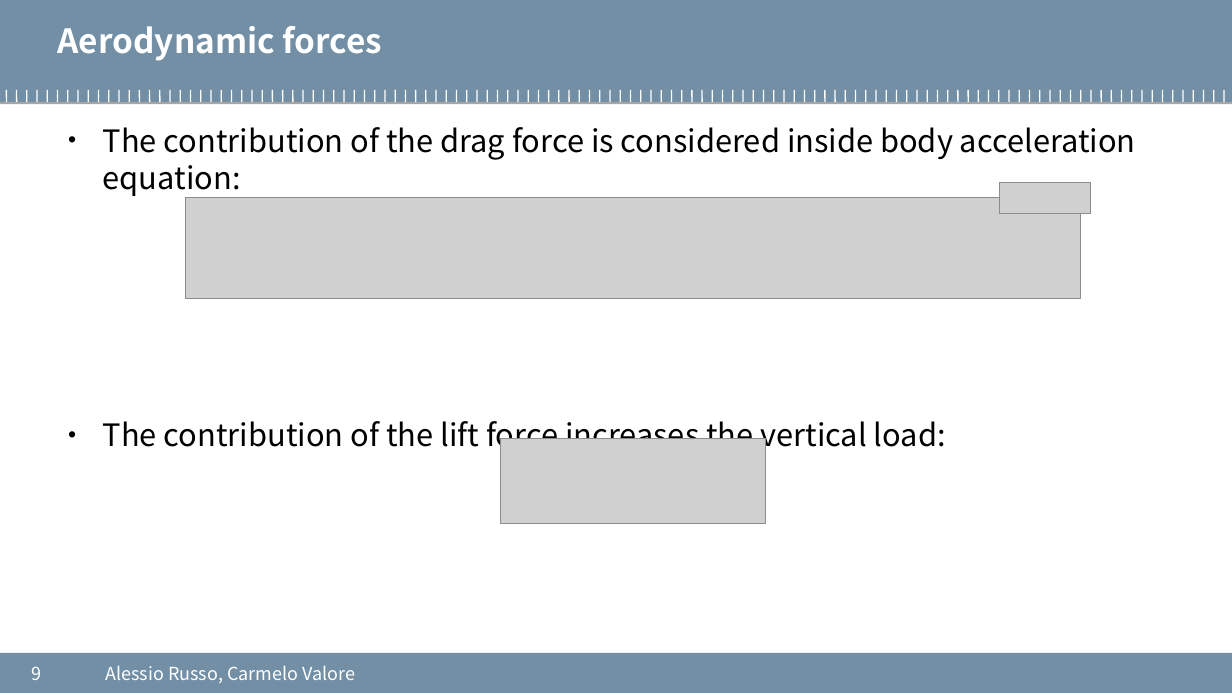
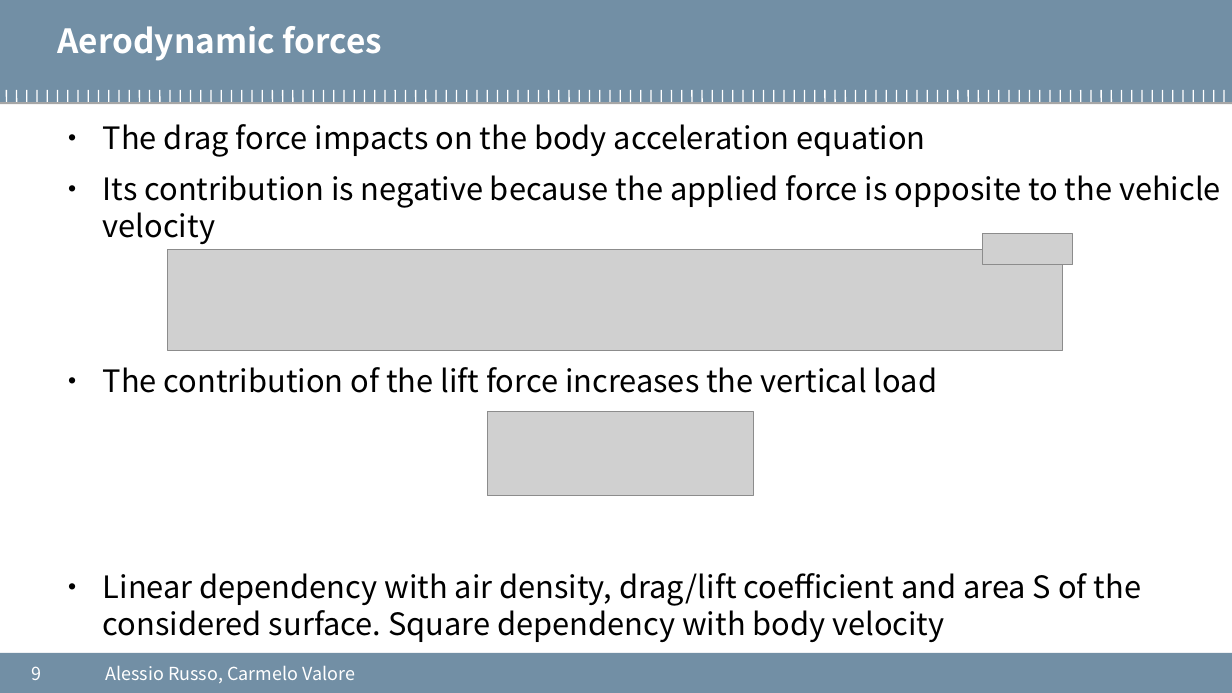
Before and after one commit to cvalore/mida2-project, a slide deck: slide 9 of presentations/20200916_meeting8.pptx. Drawn at 1232x693 pixels with LibreOffice and Linux fonts; fonts in the diff are those of the drawing; grey boxes stand for pictures; background and template pictures are left out. Boxes give left, top, right and bottom in pixels: in the first picture for what was removed or moved away, otherwise in the second. Text is boxed around its words. In the diff, an @@ line names an element or a change of style, - is before the commit and + after.

```diff
--- a/presentations/20200916_meeting8.pptx
+++ b/presentations/20200916_meeting8.pptx
@@ text at <box>103,124,1221,642</box>: text changed @@
-  • The contribution of the drag force is considered inside body acceleration equation:
-  • The contribution of the lift force increases the vertical load:
+  • The drag force impacts on the body acceleration equation
+  • Its contribution is negative because the applied force is opposite to the vehicle velocity
+  • The contribution of the lift force increases the vertical load
+  • Linear dependency with air density, drag/lift coefficient and area S of the considered surface. Square dependency with body velocity
@@ picture: place and size @@
-picture at <box>1000,182,1091,213</box>
+picture at <box>982,234,1073,265</box>
@@ picture: place and size @@
-picture at <box>186,198,1081,299</box>
+picture at <box>167,250,1063,350</box>
@@ picture: place and size @@
-picture at <box>500,439,766,524</box>
+picture at <box>487,411,753,496</box>
```
Also in this commit, not shown: 9 other slides changed, 7 slides added, 16 other files.
